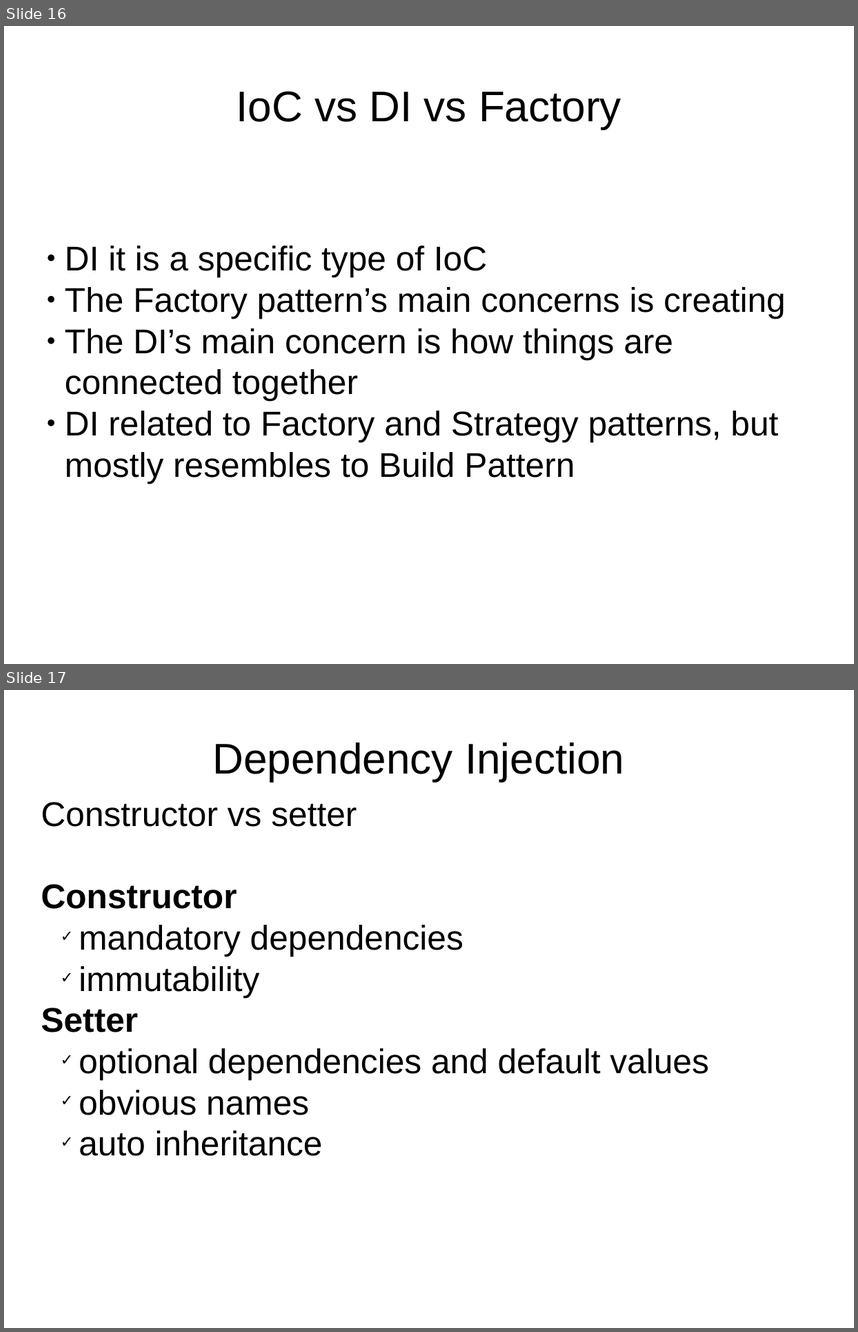
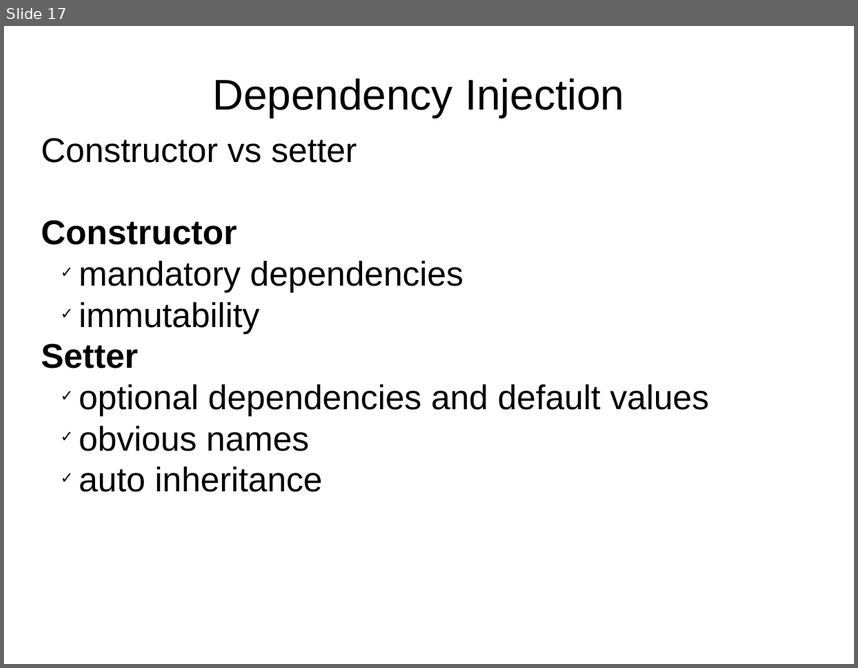
Before and after one commit to delia-popescu/spring-core, a slide deck: src/main/resources/spring_core.odp. Shown one above the other, each under a label of ours: slides 16 and 17 before the commit, slide 17 after it. The pictures are 858x1332 and 858x668 pixels, drawn with LibreOffice and Linux fonts; fonts in the diff are those of the drawing. Boxes give left, top, right and bottom in pixels: in the first picture for what was removed or moved away, otherwise in the second. Text is boxed around its words. In the diff, an @@ line names an element or a change of style, - is before the commit and + after.

```diff
--- a/src/main/resources/spring_core.odp
+++ b/src/main/resources/spring_core.odp
@@ slide 16 removed at <box>4,26,854,664</box>, background #FFFFFF @@
@@ title removed at <box>237,91,622,129</box> @@
-IoC vs DI vs Factory
@@ subtitle removed at <box>65,245,786,483</box> @@
-● DI it is a specific type of IoC
-● The Factory pattern’s main concerns is creating
-● The DI’s main concern is how things are connected together
-● DI related to Factory and Strategy patterns, but mostly resembles to Build Pattern
```
Also in this commit, not shown: 24 slides changed, 34 slides added, 13 other slides removed.
